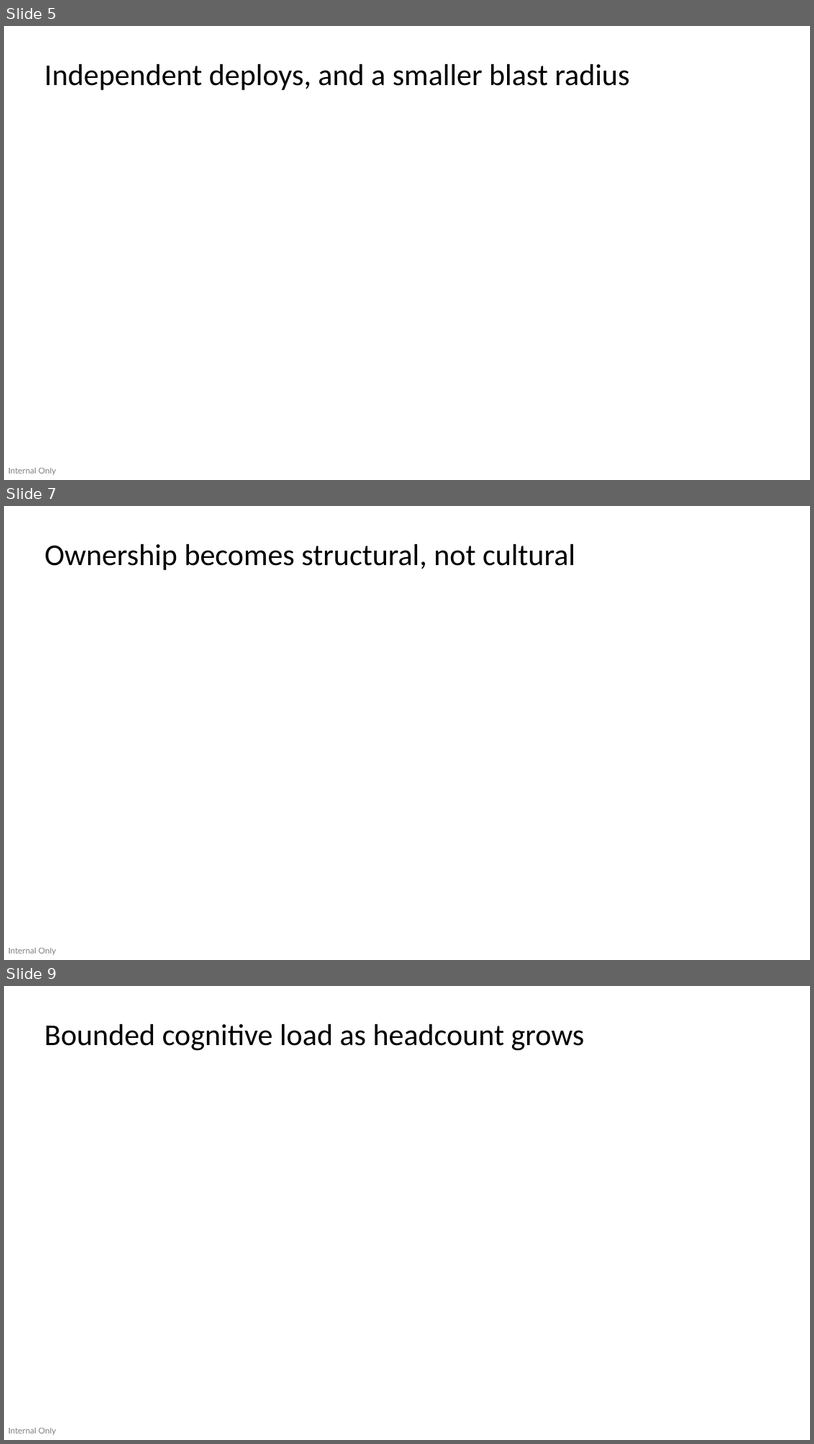
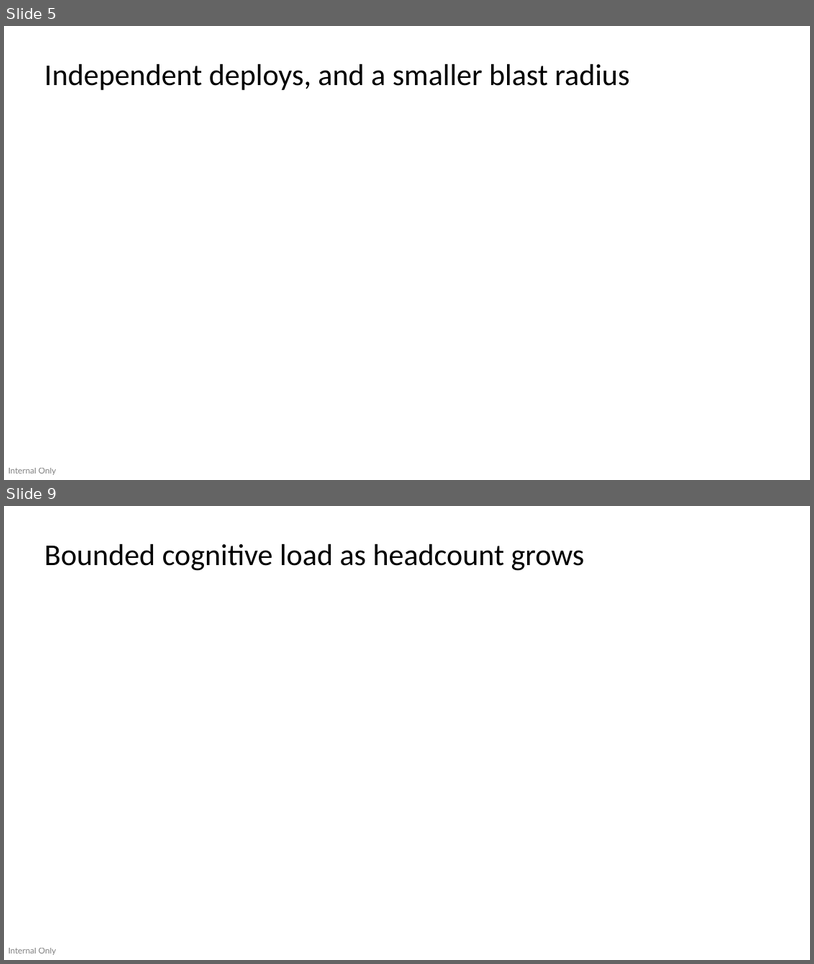
Before and after one commit to devlinduldulao/module-federation-demo, a slide deck: presentation/module-federation.pptx. Shown one above the other, each under a label of ours: slides 5, 7 and 9 before the commit, slides 5 and 9 after it; the slides between them are not shown. The pictures are 814x1444 and 814x964 pixels, drawn with LibreOffice and Linux fonts; fonts in the diff are those of the drawing. Boxes give left, top, right and bottom in pixels: in the first picture for what was removed or moved away, otherwise in the second. Text is boxed around its words. In the diff, an @@ line names an element or a change of style, - is before the commit and + after.

```diff
--- a/presentation/module-federation.pptx
+++ b/presentation/module-federation.pptx
@@ slide 7 removed at [4, 506, 810, 960], background #FFFFFF; not listed: 1 template element that a slide beside it also shows @@
@@ text removed at [44, 544, 576, 570] @@
-Ownership becomes structural, not cultural
```
Also in this commit, not shown: 5 slides changed, 1 slide added, 1 other file.
